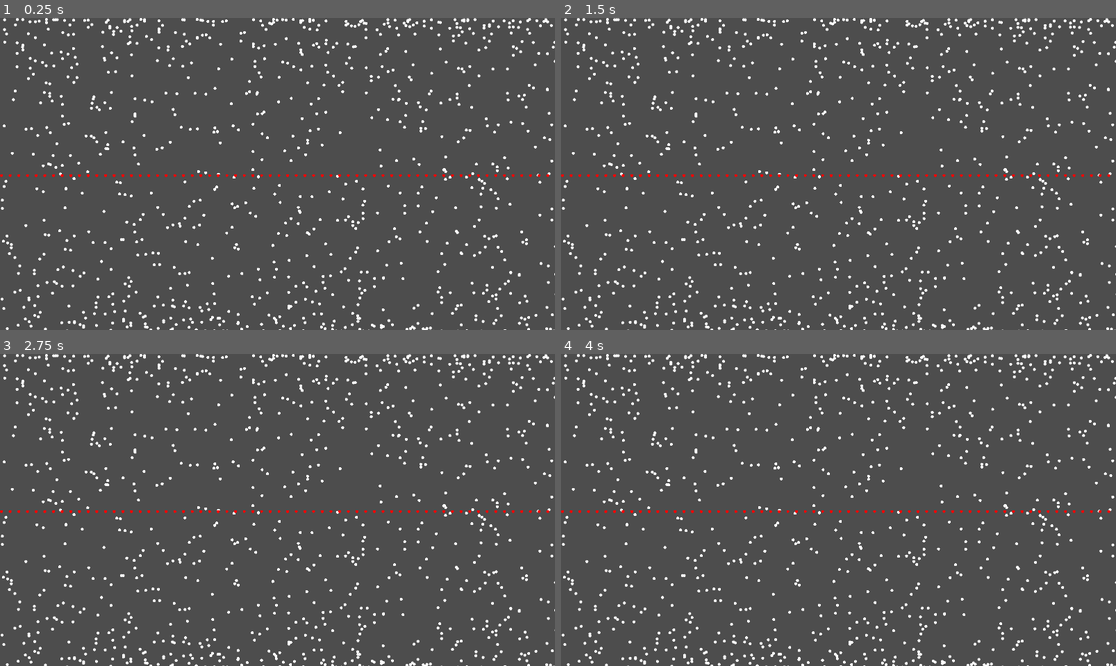
Above: before the commit, frames 1-4 (two rows, left to right).
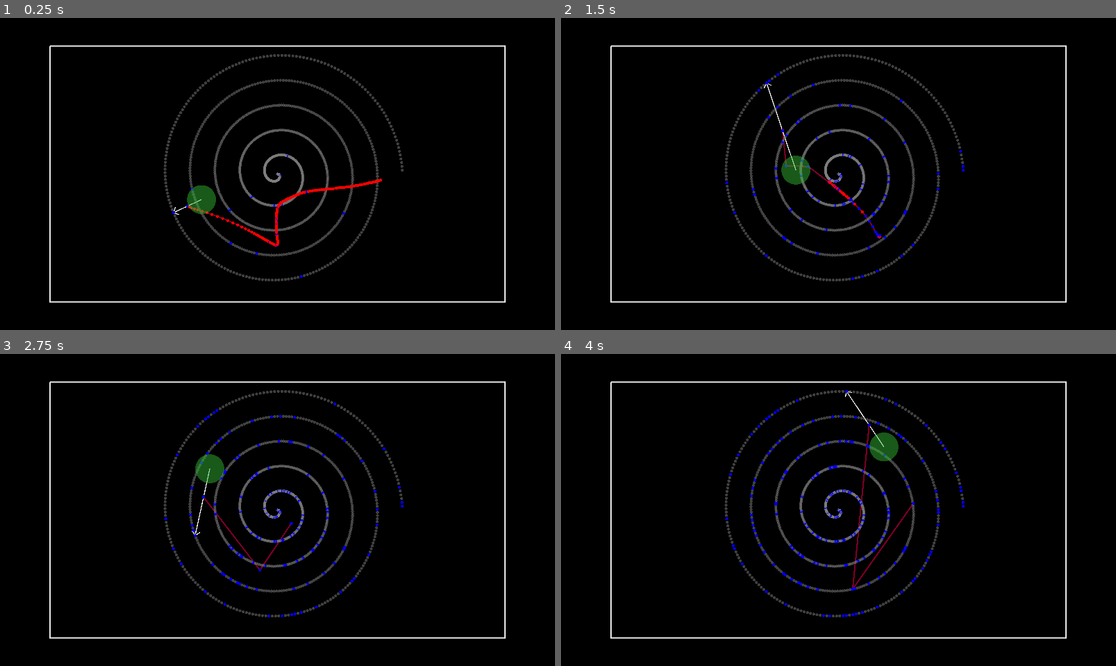
Above: after the commit, the same moments.

Repository: secretly2midgets/mec_e_694_video_project
Game: Godot game, scene res://2d_self_organizing_map.tscn
Same seed, same stepped clock (60 frames per second), same inputs: the game is played once before the commit and once after it.
Inputs:
- Up to frame 1 (0.25 s): no input
- Up to frame 2 (1.5 s): no input
- Up to frame 3 (2.75 s): no input
- Up to frame 4 (4 s): no input

The runs differ from the first frame. In frame 1, 98% of the frame differs, in the area x 0-100%, y 0-100%; in frame 2, 98%; in frame 3, 98%; in frame 4, 98%.

Commit message:
Made it actually do the thing

Diff:
--- a/2d_self_organizing_map.gd
+++ b/2d_self_organizing_map.gd
@@ -1,46 +1,175 @@
 extends Node2D
 
+# hyperparameters
+var neighbourhood_size : float = 100
+var learning_rate : float = 0.5
+
+# screen size used for rendering
 var screen_size : Vector2
 
-var data_size : int = 1024
-var map_size : int = 64
+# size of the data and map
+@export var data_size : int = 1024
+@export var map_size : int = 256
 
+# scenes (used to instantiate stuff)
 var data_point_scene
 var map_point_scene
+
+# array of points
 var data_points : Array[Node2D]
 var map_points : Array[Node2D]
+var neighbourhood : Node2D
+
+# boolean used to control the speed of visualization
+var paused : bool = false
+
+# parameters for the visualization
+@export var colour_selection : bool = true
+@export var show_arrows : bool = true
+@export var show_neighbourhood : bool = true
 
 func _ready() -> void:
 	screen_size = DisplayServer.screen_get_size()
 	data_point_scene = preload("res://data_point.tscn")
 	map_point_scene = preload("res://map_point.tscn")
 
-	initialize_data("sin")
+	initialize_data("spiral")
 	initialize_map("linear")
+	initialize_box()
 
 func initialize_data(data_type: String) -> void:
-	# initialize the random data
+	# initialize the random data according to the desired structure
 	if data_type == "sin":
+		# parameters used by the data structure
+		var FREQUENCY : float = screen_size.x / (8.0*PI)
+		var NOISE_MAG : Vector2 = 100.0*Vector2(1, 1)
 		for i in data_size:
-			var x : float = randf()*screen_size.x
-			var y : float = 0.5*(sin(x) + 1)*screen_size.y
+			# assign the point a location offset by some amount of noise
+			var x : float = 0.8*randf()*screen_size.x + 0.1*screen_size.x
+			var y : float = (0.35*sin(x / FREQUENCY) + 0.5)*screen_size.y
+			var noise_offset : Vector2 = (randf()**2)*NOISE_MAG.rotated(2*PI*randf())
+			# make sure it fits in the box we want to look at
+			var out_of_bounds : bool = true
+			while out_of_bounds:
+				if ((Vector2(x,y) + noise_offset).x > screen_size.x*0.9) or ((Vector2(x,y) + noise_offset).x < screen_size.x*0.1) or ((Vector2(x,y) + noise_offset).y < screen_size.y*0.1) or ((Vector2(x,y) + noise_offset).y > screen_size.y*0.9):
+					# if we're out of the box just try again. We only run this once so it's fine to be a bit inefficient
+					x = 0.8*randf()*screen_size.x + 0.1*screen_size.x
+					y = (0.35*sin(x / FREQUENCY) + 0.5)*screen_size.y
+					noise_offset = (randf()**2)*NOISE_MAG.rotated(2*PI*randf())
+				else:
+					out_of_bounds = false
+			# make the point
 			var point_instance = data_point_scene.instantiate()
-			point_instance.position = Vector2(x,y)
+			point_instance.position = Vector2(x,y)  + noise_offset
+			# godot stuff to add the object to the scene
 			add_child(point_instance)
-			point_instance.get_node("TextureRect").material.set_shader_parameter("colour", Vector4(1.0, 1.0, 1.0, 1.0))
+			point_instance.get_node("TextureRect").material.set_shader_parameter("colour", 0.5*Vector4(1.0, 1.0, 1.0, 1.0))
+			data_points.append(point_instance)
+
+	elif data_type == "spiral":
+		var NUM_SPIRALS : float = 5.0
+		for i in data_size:
+			var theta : float = 2*PI*NUM_SPIRALS*float(i)/float(data_size)
+			var r : float = 0.5*0.8*screen_size.y*float(i)/float(data_size)
+
+
+			# make the point
+			var point_instance = data_point_scene.instantiate()
+			point_instance.position = 0.5*screen_size + r*Vector2.RIGHT.rotated(theta) # + noise_offset
+			# godot stuff to add the object to the scene
+			add_child(point_instance)
+			point_instance.get_node("TextureRect").material.set_shader_parameter("colour", 0.5*Vector4(1.0, 1.0, 1.0, 1.0))
 			data_points.append(point_instance)
 
 func initialize_map(map_type: String) -> void:
 	if map_type == "linear":
+		# create all the map points along the x axis with no noise
 		for i in map_size:
-			var x : float = (float(i)/float(map_size))*screen_size.x
+			var x : float = (float(i)/float(map_size))*screen_size.x*0.4 + screen_size.x*0.3
 			var y : float = screen_size.y/2
 			var point_instance = map_point_scene.instantiate()
 			point_instance.position = Vector2(x,y)
+			$line_between_map_points.add_point(Vector2(x,y))
 			add_child(point_instance)
 			point_instance.get_node("TextureRect").material.set_shader_parameter("colour", Vector4(1.0, 0.0, 0.0, 1.0))
 			map_points.append(point_instance)
 
+func initialize_box():
+	$box_to_draw_in.add_point(screen_size*0.09)
+	$box_to_draw_in.add_point(Vector2(screen_size.x*0.91, screen_size.y*0.09))
+	$box_to_draw_in.add_point(screen_size*0.91)
+	$box_to_draw_in.add_point(Vector2(screen_size.x*0.09, screen_size.y*0.91))
+	$box_to_draw_in.add_point(screen_size*0.09)
+
 func _input(event):
 	if event.is_action_pressed("ui_cancel"):
 		get_tree().quit()
+	elif event.is_action_pressed("pause"):
+		paused = not paused
+
+func _process(_delta) -> void:
+	if not paused:
+		# select a random data point
+		var i : int = randi_range(0, data_size-1)
+		var j : int = select_point(i)
+
+		if colour_selection:
+			data_points[i].get_node("TextureRect").material.set_shader_parameter("colour", Vector4(0.0,0.0,1.0,1.0))
+			map_points[j].get_node("TextureRect").material.set_shader_parameter("colour", Vector4(0.0,0.0,1.0,1.0))
+
+		if show_arrows:
+			var TICK_LENGTH : float = 20.0
+			$arrow.clear_points()
+			var arrow_dir: Vector2 = (data_points[i].position - map_points[j].position).normalized()
+			$arrow.add_point(map_points[j].position)
+			$arrow.add_point(data_points[i].position)
+			$arrow.add_point(data_points[i].position + arrow_dir.rotated(0.75*PI)*TICK_LENGTH)
+			$arrow.add_point(data_points[i].position)
+			$arrow.add_point(data_points[i].position + arrow_dir.rotated(-0.75*PI)*TICK_LENGTH)
+
+		if show_neighbourhood:
+			remove_child(neighbourhood)
+			neighbourhood = data_point_scene.instantiate()
+			neighbourhood.position = map_points[j].position
+			neighbourhood.scale = Vector2(1,1)*neighbourhood_size/10.0
+			neighbourhood.get_node("TextureRect").material.set_shader_parameter("colour", Vector4(0.2,0.7,0.2,0.5))
+			add_child(neighbourhood)
+
+		var points_in_neighbourhood : Array[int]
+		for k in map_size:
+			if (map_points[j].position - map_points[k].position).length() < 3*neighbourhood_size:
+				points_in_neighbourhood.append(k)
+
+		# do the winning point last so we update the others with the old value
+		for k in points_in_neighbourhood:
+			if k != j:
+				var kernel : float = neighbourhood_kernel( (map_points[j].position - map_points[k].position).length() )
+				map_points[k].position = map_points[k].position + learning_rate * kernel * ( data_points[i].position - map_points[k].position )
+				$line_between_map_points.set_point_position(k, map_points[k].position)
+		map_points[j].position = map_points[j].position + learning_rate * ( data_points[i].position - map_points[j].position )
+		$line_between_map_points.set_point_position(j, map_points[j].position)
+		learning_rate = learning_rate*0.999
+		#paused = true
+
+
+func select_point(i: int) -> int:
+	# find the nearest map point to a point i
+	var nearest_map_point : int = 0
+	var shortest_dist : float = 1000000.0
+	for j in map_size:
+		var dist : float = (data_points[i].position - map_points[j].position).length()
+		if dist < shortest_dist:
+			nearest_map_point = j
+			shortest_dist = dist
+
+	return nearest_map_point
+
+
+func neighbourhood_kernel(d: float) -> float:
+	print("----------------------")
+	print(d)
+	print(neighbourhood_size)
+	print(((d/neighbourhood_size)**2)/2.0)
+	print(exp((-(d/neighbourhood_size)**2)/2.0))
+	return exp((-(d/neighbourhood_size)**2)/2.0)
+	#return max((1.0 - (d/neighbourhood_size)**2.0)**3.0, 0.0)
--- a/2d_self_organizing_map.tscn
+++ b/2d_self_organizing_map.tscn
@@ -4,3 +4,18 @@
 
 [node name="2d_self_organizing_map" type="Node2D"]
 script = ExtResource("1_7328h")
+
+[node name="box_to_draw_in" type="Line2D" parent="."]
+width = 5.0
+default_color = Color(0.92099476, 0.9209946, 0.9209946, 1)
+
+[node name="background" type="TextureRect" parent="."]
+offset_right = 1920.0
+offset_bottom = 1080.0
+
+[node name="line_between_map_points" type="Line2D" parent="."]
+width = 5.0
+default_color = Color(0.48568988, 0, 0.14980772, 1)
+
+[node name="arrow" type="Line2D" parent="."]
+width = 3.0
--- a/data_point.tscn
+++ b/data_point.tscn
@@ -3,6 +3,7 @@
 [ext_resource type="Shader" uid="uid://cr16ipvsqvd17" path="res://data_point.gdshader" id="1_0m6eo"]
 
 [sub_resource type="ShaderMaterial" id="ShaderMaterial_q733i"]
+resource_local_to_scene = true
 shader = ExtResource("1_0m6eo")
 shader_parameter/colour = Vector4(0, 0, 0, 0)
 
@@ -12,6 +13,8 @@
 
 [node name="TextureRect" type="TextureRect" parent="."]
 material = SubResource("ShaderMaterial_q733i")
-offset_right = 10.0
-offset_bottom = 10.0
+offset_left = -5.0
+offset_top = -5.0
+offset_right = 5.0
+offset_bottom = 5.0
 texture = SubResource("CanvasTexture_c0ia7")
--- a/map_point.tscn
+++ b/map_point.tscn
@@ -3,6 +3,7 @@
 [ext_resource type="Shader" uid="uid://7mqe75y44luw" path="res://map_point.gdshader" id="1_jfx02"]
 
 [sub_resource type="ShaderMaterial" id="ShaderMaterial_q733i"]
+resource_local_to_scene = true
 shader = ExtResource("1_jfx02")
 shader_parameter/colour = Vector4(0, 0, 0, 0)
 
@@ -12,6 +13,8 @@
 
 [node name="TextureRect" type="TextureRect" parent="."]
 material = SubResource("ShaderMaterial_q733i")
-offset_right = 10.0
-offset_bottom = 10.0
+offset_left = -5.0
+offset_top = -5.0
+offset_right = 5.0
+offset_bottom = 5.0
 texture = SubResource("CanvasTexture_c0ia7")
--- a/project.godot
+++ b/project.godot
@@ -20,3 +20,15 @@
 window/size/viewport_width=1920
 window/size/viewport_height=1080
 window/size/mode=3
+
+[input]
+
+pause={
+"deadzone": 0.2,
+"events": [Object(InputEventKey,"resource_local_to_scene":false,"resource_name":"","device":-1,"window_id":0,"alt_pressed":false,"shift_pressed":false,"ctrl_pressed":false,"meta_pressed":false,"pressed":false,"keycode":0,"physical_keycode":32,"key_label":0,"unicode":32,"location":0,"echo":false,"script":null)
+]
+}
+
+[rendering]
+
+environment/defaults/default_clear_color=Color(0, 0, 0, 1)
